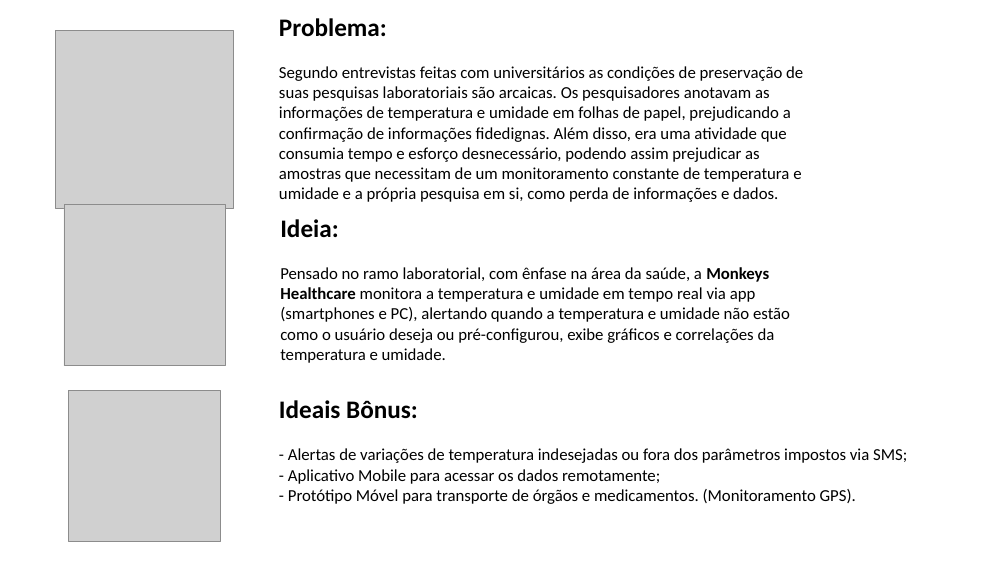
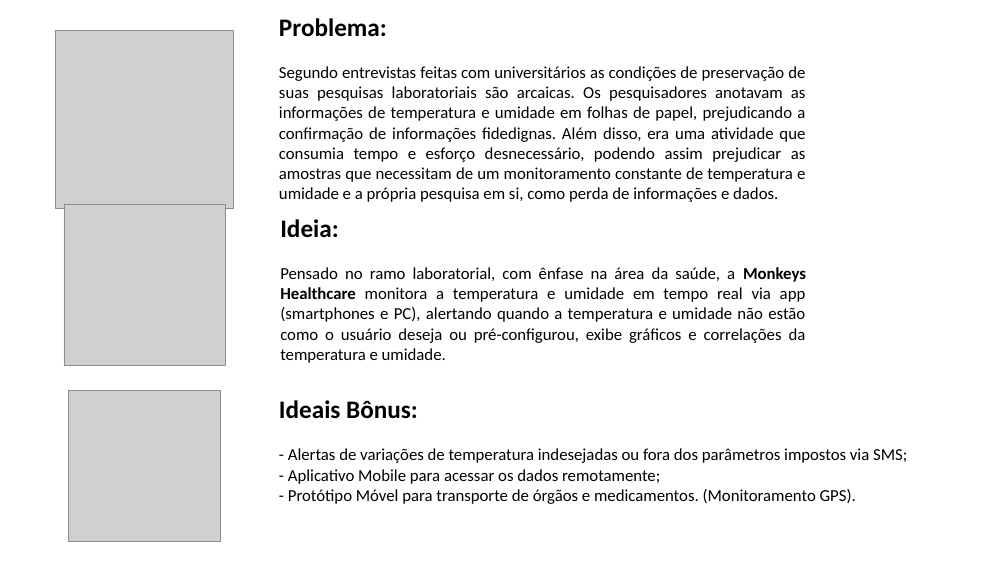
Before and after one commit to allantnunes/MonkeysHealthcare, a slide deck: slide 3 of Apresentação MonkeysTest.pptx. Drawn at 1008x567 pixels with LibreOffice and Linux fonts; fonts in the diff are those of the drawing; grey boxes stand for pictures. Boxes give left, top, right and bottom in pixels: in the first picture for what was removed or moved away, otherwise in the second. Text is boxed around its words. In the diff, an @@ line names an element or a change of style, - is before the commit and + after.

```diff
--- a/Apresentação MonkeysTest.pptx
+++ b/Apresentação MonkeysTest.pptx
@@ text at [279, 66, 806, 202]: alignment left to justified @@
@@ text at [280, 267, 806, 363]: alignment left to justified @@
```
Also in this commit, not shown: 3 other slides changed, 4 slides added, 10 other files.
